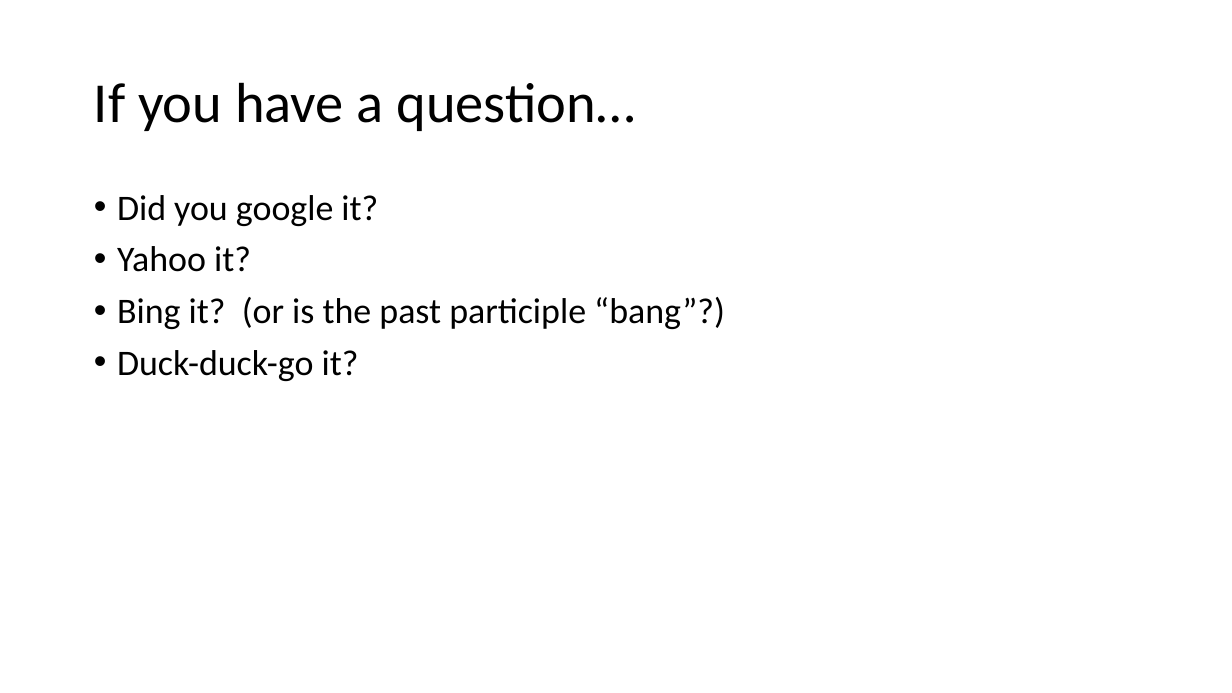
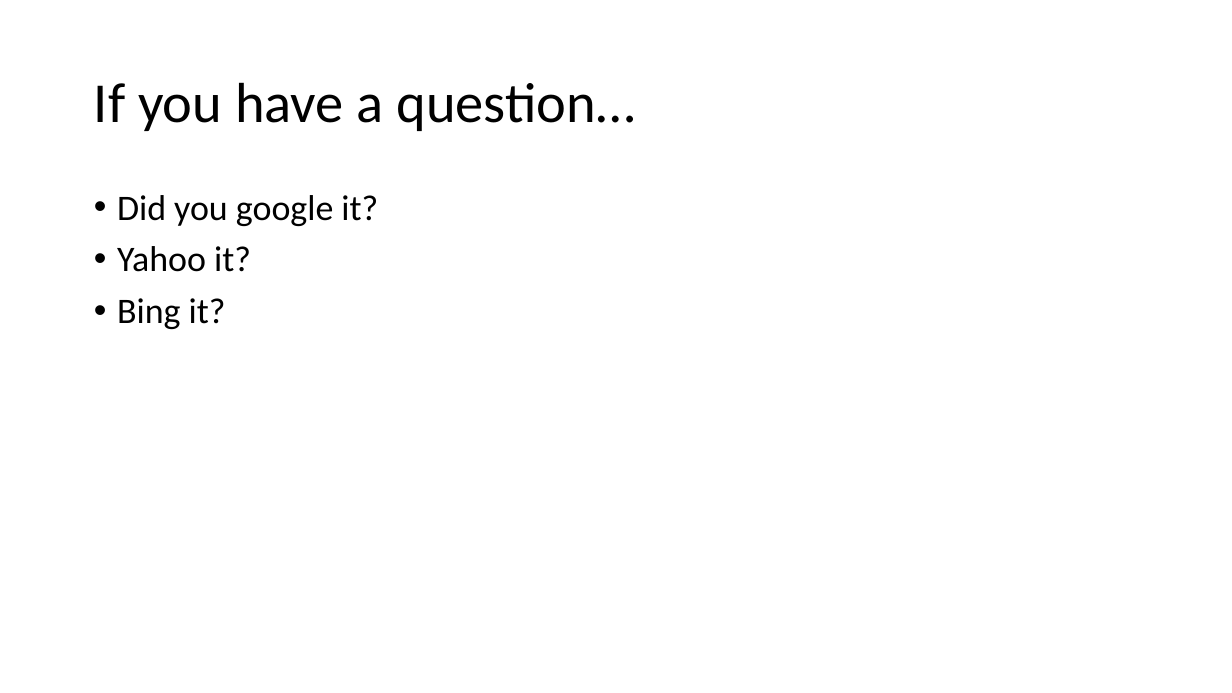
Before and after one commit to chiefmurph/CASRBootcamp17, a slide deck: slide 2 of slides/slide_output/1P06_RCommunity.pptx. Drawn at 1232x693 pixels with LibreOffice and Linux fonts; fonts in the diff are those of the drawing. Boxes give left, top, right and bottom in pixels: in the first picture for what was removed or moved away, otherwise in the second. Text is boxed around its words. In the diff, an @@ line names an element or a change of style, - is before the commit and + after.

```diff
--- a/slides/slide_output/1P06_RCommunity.pptx
+++ b/slides/slide_output/1P06_RCommunity.pptx
@@ text at bbox=[117, 298, 226, 329]: text changed @@
-• Bing it? (or is the past participle “bang”?)
-• Duck-duck-go it?
+• Bing it?
```
Also in this commit, not shown: 3 slides added, 2 slides removed, 15 other files.
